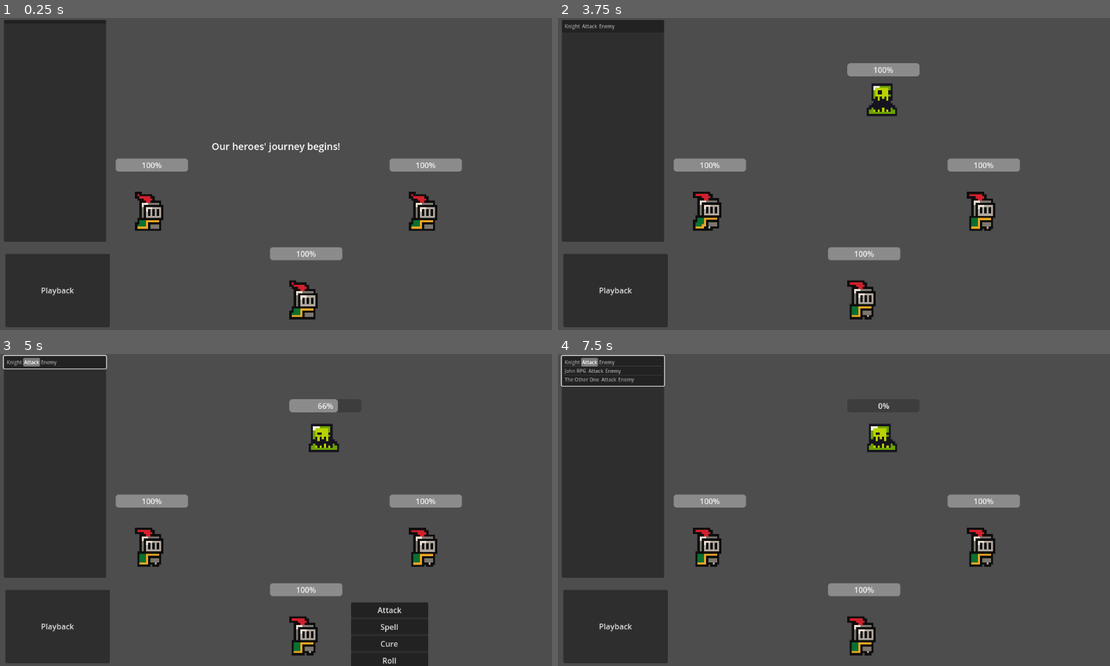
Above: before the commit, frames 1-4 (two rows, left to right).
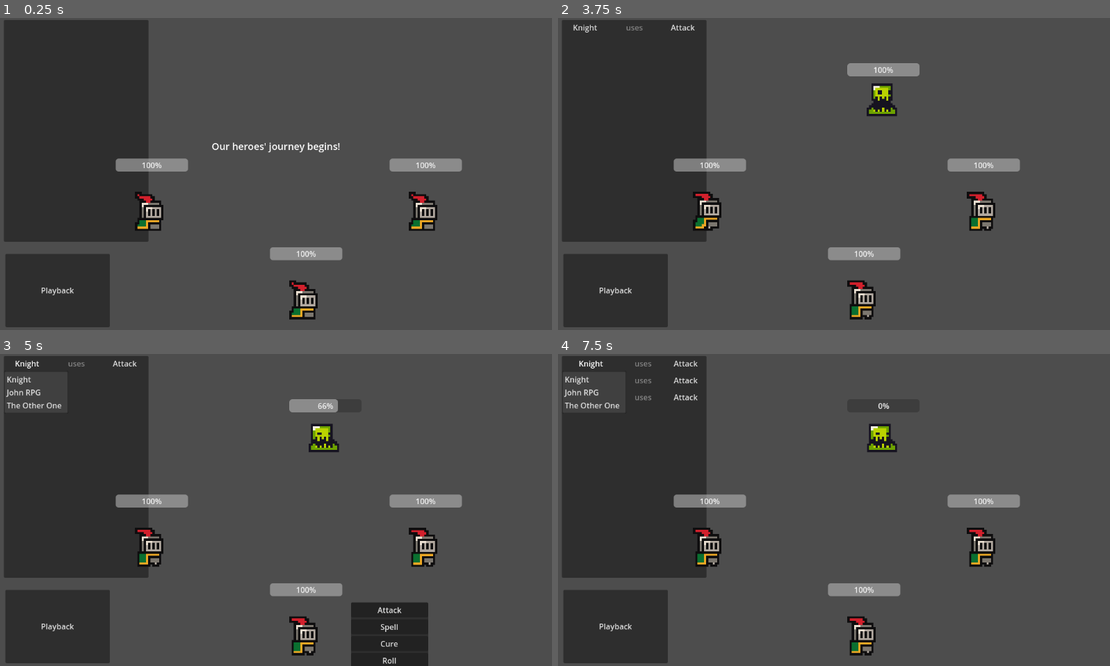
Above: after the commit, the same moments.

Repository: jhobz/rpg-prototype
Game: Godot game, scene res://scenes/game.tscn
Two runs of this game, one before a commit and one after it. Both use one fixed random seed, a clock stepped at 60 frames per second and the inputs below.
Inputs (mouse positions are in pixels of both pictures, inside the frame that each line leads up to):
- Up to frame 1 (0.25 s): no input
- Up to frame 2 (3.75 s): click "Playback" at 1.25 s; click "Attack" at 3.5 s
- Up to frame 3 (5 s): click (27, 363) at 4.25 s, where only the run after the commit has a clickable "Knight"
- Up to frame 4 (7.5 s): click "Attack" at 5 s; click (684, 363) at 5.75 s, where only the run after the commit has a clickable "Attack"; click "Attack" at 6.5 s; click (591, 363) at 7.25 s, where only the run after the commit has a clickable "Knight"

The runs differ from the first frame. In frame 1, 4.9% of the frame differs, in the area x 19-27%, y 0-72%; in frame 2, 5.0%; in frame 3, 5.4%; in frame 4, 5.9%, in the area x 0-27%, y 0-72%.

Commit message:
convert instruction list to menu buttons for editing

Diff:
--- a/scenes/Character/Characters/Enemies/red_slime.tscn
+++ b/scenes/Character/Characters/Enemies/red_slime.tscn
@@ -45,10 +45,9 @@
 offset_right = 78.0
 offset_bottom = -29.0
 
-[node name="BattleAI" type="Node" parent="." node_paths=PackedStringArray("attack_action", "actor")]
+[node name="BattleAI" type="Node" parent="." node_paths=PackedStringArray("attack_action")]
 script = ExtResource("6_jkc8e")
 attack_action = NodePath("../Actions/Attack")
-actor = NodePath("")
 metadata/_custom_type_script = "uid://d1d1eadsr0obb"
 
 [node name="Actions" type="Node" parent="."]
--- a/scenes/game.tscn
+++ b/scenes/game.tscn
@@ -15,6 +15,7 @@
 [ext_resource type="Script" uid="uid://mknvwf0pj63r" path="res://logic/turn_states/turn_end.gd" id="10_37s47"]
 [ext_resource type="Script" uid="uid://eellji2s7jel" path="res://logic/turn_states/turn_inactive.gd" id="11_bt5mj"]
 [ext_resource type="PackedScene" uid="uid://ckjw2y4erudd7" path="res://scenes/Character/Characters/PlayerCharacters/knight.tscn" id="13_kvuet"]
+[ext_resource type="Script" uid="uid://bk4nrf3hatx2u" path="res://scenes/instructions_ui_manager.gd" id="15_rysoc"]
 [ext_resource type="Script" uid="uid://d246jol7cepep" path="res://scenes/Character/character_group.gd" id="18_1kice"]
 
 [node name="Game" type="Node2D"]
@@ -151,22 +152,45 @@
 offset_top = -320.0
 offset_right = -355.0
 offset_bottom = 136.0
+script = ExtResource("15_rysoc")
 
 [node name="PanelContainer" type="PanelContainer" parent="Instructions"]
 layout_mode = 0
-offset_right = 212.0
+offset_right = 300.0
 offset_bottom = 461.0
 
-[node name="VBoxContainer" type="VBoxContainer" parent="Instructions/PanelContainer"]
-layout_mode = 2
-
-[node name="InstructionList" type="ItemList" parent="Instructions/PanelContainer/VBoxContainer"]
-layout_mode = 2
-theme_override_font_sizes/font_size = 10
-auto_width = true
-auto_height = true
-text_overrun_behavior = 0
-max_columns = 3
+[node name="ScrollContainer" type="ScrollContainer" parent="Instructions/PanelContainer"]
+layout_mode = 2
+
+[node name="VBoxContainer" type="VBoxContainer" parent="Instructions/PanelContainer/ScrollContainer"]
+layout_mode = 2
+size_flags_horizontal = 3
+
+[node name="GridContainer" type="GridContainer" parent="Instructions/PanelContainer/ScrollContainer/VBoxContainer"]
+layout_mode = 2
+size_flags_vertical = 3
+size_flags_stretch_ratio = 5.8
+columns = 3
+
+[node name="SourceBtn" type="MenuButton" parent="Instructions/PanelContainer/ScrollContainer/VBoxContainer/GridContainer"]
+visible = false
+layout_mode = 2
+size_flags_horizontal = 3
+text = "John"
+
+[node name="Label" type="Label" parent="Instructions/PanelContainer/ScrollContainer/VBoxContainer/GridContainer"]
+visible = false
+layout_mode = 2
+size_flags_horizontal = 3
+theme_override_colors/font_color = Color(1, 1, 1, 0.407843)
+text = "uses"
+horizontal_alignment = 1
+
+[node name="ActionBtn" type="MenuButton" parent="Instructions/PanelContainer/ScrollContainer/VBoxContainer/GridContainer"]
+visible = false
+layout_mode = 2
+size_flags_horizontal = 3
+text = "Hate"
 
 [node name="Camera2D" type="Camera2D" parent="."]
 
--- a/scenes/game_manager.gd
+++ b/scenes/game_manager.gd
@@ -29,18 +29,12 @@
 		turn_state_machine.process_state_machine(delta)
 
 func log_instruction(instruction: Instruction) -> void:
-	var instructions_list = instructions_control.get_node('PanelContainer/VBoxContainer/InstructionList')
-	var target_name = instruction.target.char_name
-
 	# TODO: can check for NonPlayerCharacter instead of setting to null
 	if instruction.target == current_enemy:
-		target_name = "Enemy"
 		instruction.target = null
 
 	instructions.append(instruction)
-	instructions_list.add_item(instruction.source.char_name)
-	instructions_list.add_item(instruction.action.action_name)
-	instructions_list.add_item(target_name)
+	instructions_control.add_instruction(instruction)
 
 func playback_current_instruction():
 	turn_state_machine.change_state(action_source_state)
--- /dev/null
+++ b/scenes/instructions_ui_manager.gd
@@ -0,0 +1,52 @@
+extends Control
+
+@onready var grid: GridContainer = $PanelContainer/ScrollContainer/VBoxContainer/GridContainer
+
+# Called when the node enters the scene tree for the first time.
+func _ready() -> void:
+	pass # Replace with function body.
+
+
+# Called every frame. 'delta' is the elapsed time since the previous frame.
+func _process(delta: float) -> void:
+	pass
+
+func add_instruction(instruction: Instruction):
+	var source_name = instruction.source.char_name
+	var action_name = instruction.action.action_name
+
+	# var source_btn = MenuButton.new()
+	var source_btn = grid.get_node('SourceBtn').duplicate()
+	# var uses_label = Label.new()
+	var uses_label = grid.get_node('Label').duplicate()
+	# var action_btn = MenuButton.new()
+	var action_btn = grid.get_node('ActionBtn').duplicate()
+	source_btn.text = source_name
+	uses_label.text = 'uses'
+	action_btn.text = action_name
+	grid.add_child(source_btn)
+	grid.add_child(uses_label)
+	grid.add_child(action_btn)
+	source_btn.visible = true
+	uses_label.visible = true
+	action_btn.visible = true
+	source_btn.about_to_popup.connect(_on_menu_btn_about_to_popup.bind(source_btn, instruction, 'source'))
+	action_btn.about_to_popup.connect(_on_menu_btn_about_to_popup.bind(action_btn, instruction, 'action'))
+
+func _on_menu_btn_about_to_popup(btn: MenuButton, instruction: Instruction, type: String) -> void:
+	var popup = btn.get_popup()
+	var gm = Globals.game_manager
+
+	var items = []
+
+	match type:
+		'source':
+			items.append_array(gm.player_characters.map(func(c): return c.char_name))
+		'action':
+			items.append_array(instruction.source.available_actions.map(func(a): return a.action_name))
+		# 'target':
+		# 	items.append_array(gm.player_characters.map(func(c): return c.char_name))
+		# 	items.append('Enemy')
+	popup.clear()
+	for item in items:
+		popup.add_item(item)
Not shown: 1 places in scenes/game.tscn that only renumber resources
Not shown, added: scenes/instructions_ui_manager.gd.uid
